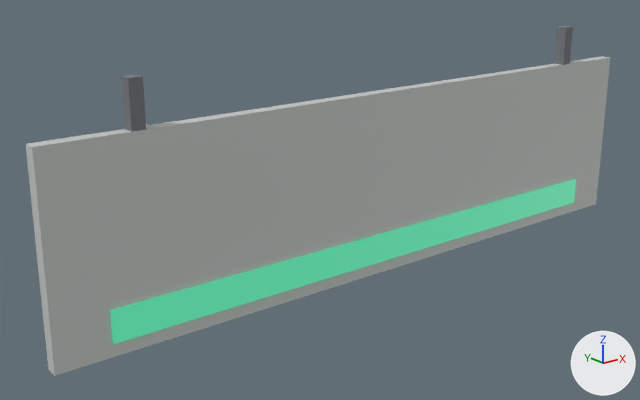
Before and after pictures for a commit that changed the glTF model red-valve/assets/3d_model/stages/escola/pecas/mov_aef14e3741.gltf.
Before and after are seen from a 50 mm lens placed at (-1.393, -1.488, 0.27), pointed at (-0.141, 0.078, -0.356). Arrows for +X, +Y and +Z are at lower right; the lights stay in place. The first picture is the older version.

Script lines for the objects in view, before the commit:
```python
mat_mat_seta = principled_material('mat_seta')
mat_mat_seta.base_color = (0.08, 0.32, 0.2)  # green #50997c
mat_mat_seta.emission_color = (0.05, 0.42, 0.22)  # green #3fad81
mat_mat_seta.emission_strength = 1.0
me_mov_aef14e3741 = bpy.data.meshes.new('mov_aef14e3741')
me_mov_aef14e3741.from_pydata(...)  # a box spanning x -0.66..-0.63, y -0.01..0.01, z -0.1..0.0, material slot 0; a box spanning x 0.63..0.66, y -0.01..0.01, z -0.1..0.0, material slot 0; a box spanning x -0.85..0.85, y -0.01..0.01, z -0.54..-0.1, material slot 1; a box spanning x -0.73..0.73, y -0.02..0.02, z -0.51..-0.44, material slot 2
me_mov_aef14e3741.materials.append(mat_mat_metal_escuro)  # grey #797c81
me_mov_aef14e3741.materials.append(mat_mat_placa)  # light grey #c8cbc8
me_mov_aef14e3741.materials.append(mat_mat_seta)  # green #50997c, glowing green #3fad81
ob_mov_aef14e3741 = bpy.data.objects.new('mov_aef14e3741', me_mov_aef14e3741)
ob_mov_aef14e3741.location = (0.0, 0.0, 0.0)
```
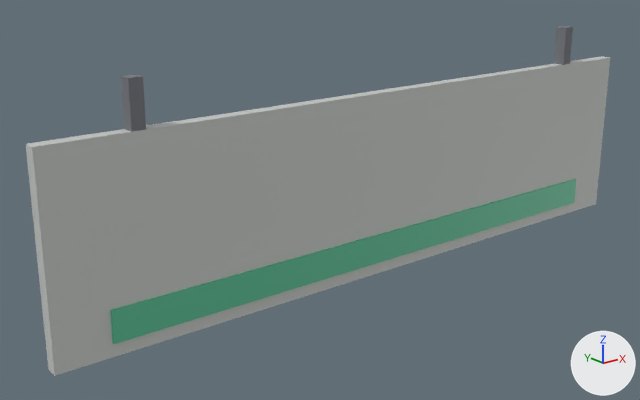
Boxes [x1, y1, x2, y2] around the edits, measured in the pictures (640 x 400 px):
'mov_aef14e3741', recoloured (darker)
    both: [107, 176, 579, 347]

The edits, one by one:
In material 'mat_seta' (mat_mat_seta), emission_color goes from (0.05, 0.42, 0.22) (green #3fad81) to (0.01, 0.08, 0.04) (dark green #195038).
